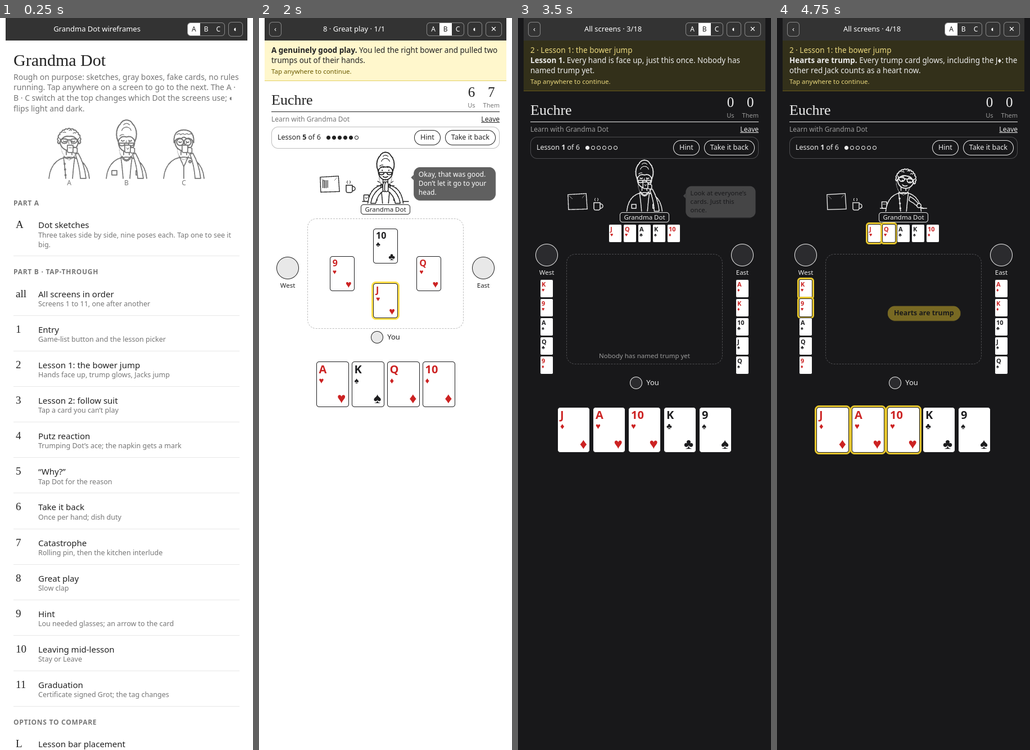
Above: before the commit, frames 1-4 (left to right).
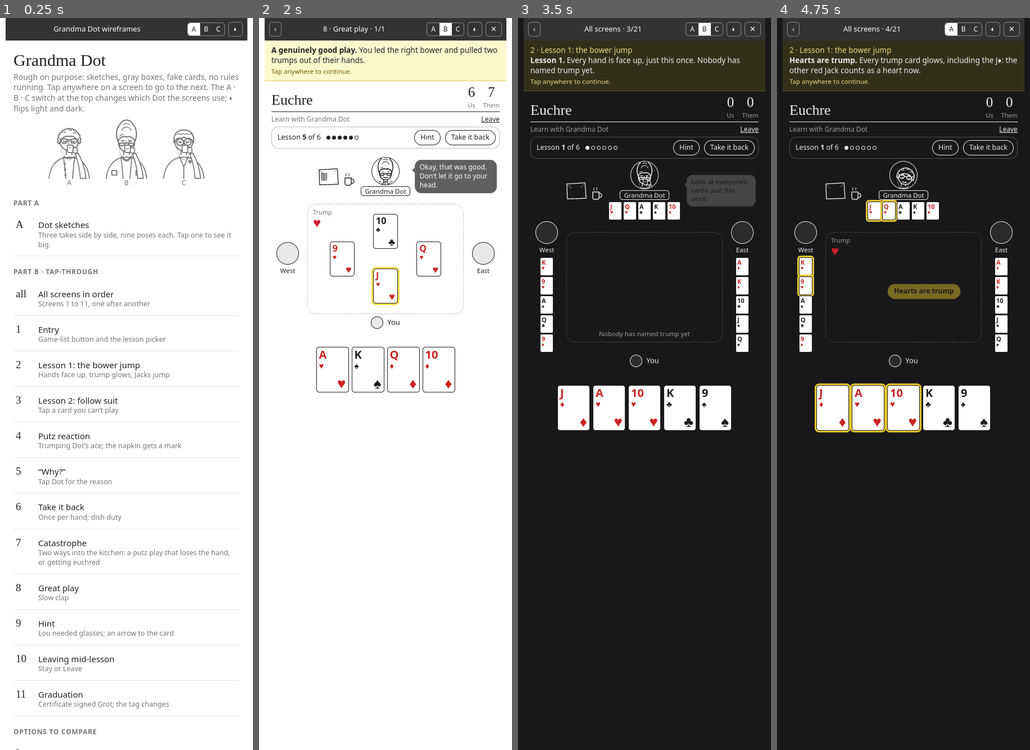
Above: after the commit, the same moments.

Repository: rugbyhubby/card-games
Game: browser game, page p/bmuacrbv/wireframes/dot/index.html
Same seed, same stepped clock (60 frames per second), same inputs: the game is played once before the commit and once after it.
Inputs (mouse positions are in pixels of both pictures, inside the frame that each line leads up to):
- Up to frame 1 (0.25 s): no input
- Up to frame 2 (2 s): click "8 Great play Slow clap" at 0.27 s; click "8 · Great play · 1/1" at 0.52 s; click "A genuinely good play." at 0.77 s; click (327, 157) at 1.07 s; click (385, 201) at 1.27 s; click (317, 142) at 1.67 s; click "8 Great play Slow clap" at 1.77 s; click "B" at 1.87 s
- Up to frame 3 (3.5 s): click "◐" at 2.02 s; click (692, 318) at 2.27 s; click (614, 32) at 2.47 s; click (593, 164) at 2.87 s; click "all All screens in order Scre…" at 3.07 s; click "Play" at 3.27 s; click (583, 581) at 3.47 s
- Up to frame 4 (4.75 s): click "A" at 3.67 s; click (903, 288) at 4.07 s; click "‹" at 4.27 s; click (873, 32) at 4.52 s; click (976, 449) at 4.67 s

The runs differ from the first frame. In frame 1, 2.0% of the frame differs, in the area x 5-91%, y 72-100%; in frame 2, 3.3%; in frame 3, 7.8%; in frame 4, 8.6%, in the area x 6-94%, y 1-60%.

Commit message:
Grandma Dot wireframes: Dot A at avatar size, trump badge, kitchen says why (putz loss or euchred), hint/take-back/napkin rules, decisions updated
Co-Authored-By: Claude Opus 5.5 <noreply@anthropic.com>

Diff:
--- a/p/bmuacrbv/wireframes/dot/app.js
+++ b/p/bmuacrbv/wireframes/dot/app.js
@@ -47,18 +47,18 @@
     return o.arrow === c ? `<span style="position:relative;display:flex">${h}<span class="arrow" style="left:50%;margin-left:-9px;top:-38px">↓</span></span>` : h;
   }).join('');
   const sc = o.scores || [3, 5];
-  return `<div class="ph" style="--dot:${o.size || 84}px">
+  return `<div class="ph" style="--dot:${o.size || 50}px">
     <div class="hd"><span class="t">Euchre</span><div class="s"><div><b>${sc[0]}</b><span>Us</span></div><div><b>${sc[1]}</b><span>Them</span></div></div></div>
     <div class="ctl"><span>${L.bar === 'split' ? `Lesson <b style="color:var(--ink)">${o.n || 1}</b> of 6 · Learn with Grandma Dot` : 'Learn with Grandma Dot'}</span><u data-leave>Leave</u></div>
     ${L.bar === 'top' ? bar : ''}
     <div class="north">
       <div class="props">${L.napkin === 'mug' ? tally : ''}${MUG}</div>
-      <div class="dseat ${o.dotCls || ''}" data-dot>${fig(o.pose || 'sip', o.ring ? 'ring' : '')}<span class="tag ${o.grot ? 'grot' : ''}">${o.grot ? 'Grot' : 'Grandma Dot'}</span>
+      <div class="dseat ${o.dotCls || ''}" data-dot>${fig(o.pose || 'sip', (o.ring ?? true) ? 'ring' : '')}<span class="tag ${o.grot ? 'grot' : ''}">${o.grot ? 'Grot' : 'Grandma Dot'}</span>
         ${o.faceUp && o.faceUp.N ? `<div class="dhand">${o.faceUp.N.map(c => cd(c, 'sm ' + ((o.hc || {})[c] || ''))).join('')}</div>` : ''}</div>
       ${o.say ? `<div class="say ${o.sayCls || ''}">${o.say}</div>` : '<div></div>'}
     </div>
     <div class="mid">${side('West', o.faceUp && o.faceUp.W)}
-      <div class="trick">${slots}${o.center || ''}${o.note ? `<div class="note">${o.note}</div>` : ''}${o.banner ? `<div class="banner">${o.banner}</div>` : ''}</div>
+      <div class="trick">${o.trump === null ? '' : `<div class="trumpb">Trump<b class="${RED(o.trump || '♥') ? 'r' : ''}">${o.trump || '♥'}</b></div>`}${slots}${o.center || ''}${o.note ? `<div class="note">${o.note}</div>` : ''}${o.banner ? `<div class="banner">${o.banner}</div>` : ''}</div>
       ${side('East', o.faceUp && o.faceUp.E)}</div>
     <div class="me">${L.bar === 'split' ? hintBtn : ''}<i></i>You${L.bar === 'split' ? backBtn : ''}</div>
     <div class="msg">${o.msg || ''}</div>
@@ -73,8 +73,12 @@
 const L1 = { hand: ['J♦', 'A♥', '10♥', 'K♣', '9♠'], faceUp: { N: ['J♥', 'Q♥', 'A♣', 'K♠', '10♦'], W: ['K♥', '9♥', 'A♠', 'Q♣', '9♦'], E: ['A♦', 'K♦', '10♣', 'J♠', 'Q♠'] }, n: 1, scores: [0, 0], tally: 0 };
 const PUTZ = { n: 3, scores: [4, 5], trick: { N: 'A♣', E: '9♣' }, hand: ['9♥', '10♠', 'K♦', 'Q♥', 'A♦'] };
 const PUTZ_END = { ...PUTZ, trick: { N: 'A♣', E: '9♣', S: '9♥' }, hand: ['10♠', 'K♦', 'Q♥', 'A♦'], tally: 3, pose: 'palm', say: 'You trumped my ace. I’ve disowned grandkids for less.' };
-const KITCHEN_LINES = ['Roll it thin. Thinner.', 'Now. About that ten of spades.', 'Cookies fix most things. Not that.'];
-let kitchenSecs = 3;
+// Why you're in the kitchen, and what Dot says there. Three seconds, tap to skip.
+const KITCHEN = {
+  putz: { why: 'You trumped my winning ace on the last trick.', lines: ['I brought you here so you can explain yourself.', 'Don’t you know Euchre is life?'] },
+  euchred: { why: 'We called trump and got euchred.', lines: ['We got euchred. In my house.', 'Sit. Have a cookie. Then explain yourself.'] }
+};
+const KITCHEN_SECS = 3;
 
 function gameList() {
   return `<div class="gl"><h1>Card Games <u>Settings</u></h1>
@@ -112,8 +116,9 @@
   stage.querySelector('#lad').classList.add('done');
 }
 
-function kitchen() {
+function kitchen(k) {
   return `<div class="kitchen" id="kit">
+    <div class="why"><b>Why we’re here</b>${KITCHEN[k].why}</div>
     <svg viewBox="0 0 320 170" fill="none" stroke="currentColor" stroke-width="1.6" stroke-linecap="round" stroke-linejoin="round" aria-label="Dot's kitchen">
       <path d="M10 22h190v34h-190zM73 22v34M137 22v34"/><circle cx="66" cy="40" r="1.5"/><circle cx="80" cy="40" r="1.5"/><circle cx="130" cy="40" r="1.5"/><circle cx="144" cy="40" r="1.5"/>
       <path d="M4 120h312"/><path d="M14 120v46M200 120v46"/>
@@ -124,17 +129,25 @@
       <text x="105" y="160" font-size="11" fill="currentColor" stroke="none" font-family="Georgia,serif">Dot’s kitchen</text>
     </svg>
     <div style="width:150px;margin-top:-120px;margin-left:150px">${dotSVG(take, 'pin')}</div>
-    <div class="line serif" id="kline">${KITCHEN_LINES[0]}</div>
+    <div class="line serif" id="kline">${KITCHEN[k].lines[0]}</div>
     <div class="prog"><i id="kprog"></i></div>
     <div class="skip">Tap to skip</div>
-    <div class="durs" data-stop>Try a length: ${[2, 3, 5, 8].map(s => `<button data-secs="${s}" class="${s === kitchenSecs ? 'on' : ''}">${s}s</button>`).join('')}</div>
   </div>`;
 }
-function runKitchen(stage, done) {
+function kitchenFrame(k, cap) {
+  return { cap, html: () => T({ n: 4, scores: [4, 7], tally: 4, hand: [], pose: 'pin', extra: kitchen(k) }),
+    after: st => {
+      const f = seq.frames[idx];
+      f.kitchen = true;
+      runKitchen(st, k, () => { if (seq && seq.frames[idx] === f && f.kitchen) next(); });
+    } };
+}
+function runKitchen(stage, k, done) {
   const bar = stage.querySelector('#kprog'), line = stage.querySelector('#kline');
-  bar.style.animation = `fill ${kitchenSecs}s linear forwards`;
-  KITCHEN_LINES.forEach((t, i) => later(() => { line.textContent = t; }, i * kitchenSecs * 1000 / KITCHEN_LINES.length));
-  later(done, kitchenSecs * 1000);
+  const L = KITCHEN[k].lines;
+  bar.style.animation = `fill ${KITCHEN_SECS}s linear forwards`;
+  L.forEach((t, i) => later(() => { line.textContent = t; }, i * KITCHEN_SECS * 1000 / L.length));
+  later(done, KITCHEN_SECS * 1000);
 }
 
 const SEQ = {
@@ -143,7 +156,7 @@
     { cap: '<b>The lesson picker.</b> Six lessons. Two done, the next one marked. Dot greets you.', html: picker }
   ] },
   2: { title: '2 · Lesson 1: the bower jump', frames: [
-    { cap: '<b>Lesson 1.</b> Every hand is face up, just this once. Nobody has named trump yet.', html: () => T({ ...L1, note: 'Nobody has named trump yet', pose: 'sip', say: 'Look at everyone’s cards. Just this once.' }) },
+    { cap: '<b>Lesson 1.</b> Every hand is face up, just this once. Nobody has named trump yet.', html: () => T({ ...L1, trump: null, note: 'Nobody has named trump yet', pose: 'sip', say: 'Look at everyone’s cards. Just this once.' }) },
     { cap: '<b>Hearts are trump.</b> Every trump card glows, including the J♦: the other red Jack counts as a heart now.', html: () => T({ ...L1, hc: TRUMP_GLOW, banner: 'Hearts are trump', pose: 'lean' }) },
     { cap: '<b>The jump.</b> Both Jacks hop to the top of the trump suit: right bower, then left bower.', html: () => T({ ...L1, hc: TRUMP_GLOW, center: ladder(), pose: 'lean', say: 'Jacks are the bosses. Both of them. Don’t ask, just watch.' }),
       after: st => later(() => jump(st), 900) }
@@ -165,7 +178,7 @@
     { cap: '<b>Lesson 3.</b> Dot leads the A♣ and it’s winning. You have no clubs. Watch what you play…', html: () => T({ ...PUTZ, tally: 2, hc: { '9♥': 'up' }, pose: 'sip' }),
       after: st => later(() => {
         st.innerHTML = T({ ...PUTZ_END, fresh: true });
-        document.querySelector('.cap').innerHTML = '<b>You trumped her ace.</b> Face-palm, and the napkin by her mug gets a mark.<span class="tap">Tap anywhere to continue.</span>';
+        document.querySelector('.cap').innerHTML = '<b>You trumped her ace.</b> Face-palm, and the napkin by her mug gets a mark: one per putz play. It starts fresh each lesson; the total goes on your certificate.<span class="tap">Tap anywhere to continue.</span>';
       }, 1100) },
   ] },
   5: { title: '5 · “Why?”', frames: [
@@ -186,30 +199,23 @@
         e.stopPropagation();
         st.innerHTML = T({ ...PUTZ, tally: 3, hand: ['9♥', '10♠', 'K♦', 'Q♥', 'A♦'], hc: { '9♥': 'up' }, back: 'off', backLabel: 'Used this hand', pose: 'brow', say: 'Fine, take it back. You’re on dish duty.' });
         seq.frames[idx].manual = false;
-        document.querySelector('.cap').innerHTML = '<b>The 9♥ comes back</b> to your hand. The button is used up until the next hand. (Does the napkin mark stay? See decisions.)<span class="tap">Tap anywhere to continue.</span>';
+        document.querySelector('.cap').innerHTML = '<b>The 9♥ comes back</b> to your hand. Once per hand: the button is used up until the next deal. The napkin mark stays (she saw it). Dish duty is just a joke.<span class="tap">Tap anywhere to continue.</span>';
       }) }
   ] },
   7: { title: '7 · Catastrophe', frames: [
-    { cap: '<b>You lose the hand on a putz play.</b> You led the 10♠ instead of the A♥ we needed. Euchred.', html: () => T({ n: 4, scores: [4, 7], tally: 4, trick: { S: '10♠', W: 'K♠', N: '9♦', E: '9♠' }, banner: 'Euchred. They score 2.', hand: [], pose: 'pin', say: 'Kitchen …(64 unchanged characters)…
-    { cap: '<b>The kitchen.</b> A short interlude, then the next hand. Tap to skip. Try different lengths at the bottom.', html: () => T({ n: 4, scores: [4, 7], tally: 4, hand: [], pose: 'pin', extra: kitchen() }),
-      after: st => {
-        const go = () => { if (seq && seq.frames[idx] && seq.frames[idx].kitchen) next(); };
-        seq.frames[idx].kitchen = true;
-        runKitchen(st, go);
-        st.querySelector('[data-stop]').addEventListener('click', e => {
-          e.stopPropagation();
-          const b = e.target.closest('[data-secs]'); if (!b) return;
-          kitchenSecs = +b.dataset.secs; cancel(); show();
-        });
-      } },
-    { cap: '<b>Back at the table.</b> Next hand dealt. Dot is calm again.', html: () => T({ n: 4, scores: [4, 7], tally: 4, hand: ['K♥', 'A♣', '9♦', 'J♠', 'Q♣'], pose: 'sip', say: 'Cookies help. Now, deal.' }) }
+    { cap: '<b>Way 1 into the kitchen: a putz play loses the hand.</b> You trumped Dot’s winning ace; West overtrumped and they took the hand.', html: () => T({ n: 4, scores: [4, 7], tally: 4, trick: { N: 'A♣', E: '9♣', S: '9♥', W: 'J♥' }, banner: 'They take the hand.', hand: [], pose: 'pin', say: 'Kitchen …(64 unchanged characters)…
+    kitchenFrame('putz', '<b>The kitchen, 3 seconds.</b> It says why you’re there. Tap to skip.'),
+    { cap: '<b>Back at the table.</b> Next hand dealt. Dot is calm again.', html: () => T({ n: 4, scores: [4, 7], tally: 4, hand: ['K♥', 'A♣', '9♦', 'J♠', 'Q♣'], pose: 'sip', say: 'Cookies help. Now, deal.' }) },
+    { cap: '<b>Way 2 into the kitchen: getting euchred.</b> We called hearts and took only two tricks.', html: () => T({ n: 4, scores: [4, 9], tally: 4, trick: { S: 'Q♥', W: 'A♠', N: '9♦', E: '9♠' }, banner: 'Euchred. They score 2.', hand: [], pose: 'pin', say: 'Euchred? Kitchen. Bring your excuses.' }) },
+    kitchenFrame('euchred', '<b>The kitchen again</b>, with a different reason. Tap to skip.'),
+    { cap: '<b>Back at the table.</b>', html: () => T({ n: 4, scores: [4, 9], tally: 4, hand: ['A♥', 'K♣', '10♦', 'Q♠', '9♣'], pose: 'sip', say: 'Better. Deal.' }) }
   ] },
   8: { title: '8 · Great play', frames: [
     { cap: '<b>A genuinely good play.</b> You led the right bower and pulled two trumps out of their hands.', html: ()  …(215 unchanged characters)…
   ] },
   9: { title: '9 · Hint', frames: [
     { cap: '<b>Taking too long.</b> After a while Dot starts tapping the table. (Extra line, not in your brief.)', html …(204 unchanged characters)…
-    { cap: '<b>You tap Hint.</b> Dot leans in, an arrow points at the card she suggests, and it glows.', html: () => T({ n: 5, scores: [6, 7], …(232 unchanged characters)…
+    { cap: '<b>You tap Hint.</b> Dot leans in, an arrow points at the card she suggests, and it glows. Hints are unlimited and free; she just has a new remark each time.', html: () => T({ n: 5, scores: [6, 7], …(232 unchanged characters)…
   ] },
   10: { title: '10 · Leaving mid-lesson', frames: [
     { cap: '<b>You tap Leave</b> in the middle of a lesson. Dot warns you first.', manual: true,
@@ -220,42 +226,45 @@
       after: st => st.querySelectorAll('[data-x]').forEach(b => b.addEventListener('click', e => { e.stopPropagation(); if (b.dataset.x === 'stay') { st.querySelector('.ov').remove(); seq.frames[idx].manual = false; } else { st.innerHTML = picker(); seq.frames[idx].manual = false; } })) }
   ] },
   11: { title: '11 · Graduation', frames: [
-    { cap: '<b>All six lessons done.</b> The certificate, signed Grot.', html: () => T({ n: 6, scores: [10, 6], tally: 9, pose: 'smug', hand: [], extra: `<div class="ov"><div class="cert">
+    { cap: '<b>All six lessons done.</b> The certificate, signed Grot.', html: () => T({ n: 6, scores: [10, 6], tally: 9, trump: null, pose: 'smug', hand: [], extra: `<div class="ov"><div class="cert">
         <h2>Certificate of Euchre</h2><div class="sub">Big table privileges</div>
         <div class="who">You</div>
         <p>Grot says you can sit at the big table.</p>
         <div class="sig"><div class="seal">6 of 6<br>lessons</div><div>Napkin marks: 9<br>(we don’t talk about it)</div><div><b>Grot</b>signed</div></div></div></div>` }) },
-    { cap: '<b>Her name tag changes to Grot.</b> From now on, that’s what it says.', html: () => T({ n: 6, scores: [10, 6], tally: 9, pose: 'smug', grot: true, hand: ['A♥', 'K♣', 'Q♠', '10♦', '9♣'], say: 'You can call me Grot now. Don’t make me regret it.' }) }
+    { cap: '<b>Her name tag changes to Grot.</b> From now on, that’s what it says.', html: () => T({ n: 6, scores: [10, 6], tally: 9, trump: null, pose: 'smug', grot: true, hand: ['A♥', 'K♣', 'Q♠', '10♦', '9♣'], say: 'You can call me Grot now. Don’t make me regret it.' }) }
   ] },
   L: { title: 'Lesson bar options', frames: [
-    { cap: '<b>Option 1 (used in the screens):</b> lesson bar right under the header. The napkin sits by Dot’s mug.', html: () => T({ ...PUTZ_END, say: '' }) },
+    { cap: '<b>Option 1 (your pick):</b> lesson bar right under the header. The napkin sits by Dot’s mug.', html: () => T({ ...PUTZ_END, say: '' }) },
     { cap: '<b>Option 2:</b> lesson bar just above your hand, napkin inside the bar. Buttons are close to your thumb.', html: () => T({ ...PUTZ_END, say: '', layout: { bar: 'bottom', napkin: 'bar' } }) },
     { cap: '<b>Option 3:</b> no bar. “Lesson 3 of 6” on the line under the header; Hint and Take it back on either side of “You”.', html: () => T({ ...PUTZ_END, say: '', layout: { bar: 'split' } }) }
   ] },
   S: { title: 'Dot’s size and frame', frames: [
-    { cap: '<b>Same size as the other players</b> (50px), inside a circle like them.', html: () => T({ ...PUTZ_END, size: 50, ring: true }) },
+    { cap: '<b>Same size as the other players</b> (50px), inside a circle like them. Your pick: the screens use this now.', html: () => T({ ...PUTZ_END, size: 50, ring: true }) },
     { cap: '<b>About 1.4×</b> (70px), no circle.', html: () => T({ ...PUTZ_END, size: 70 }) },
-    { cap: '<b>About 1.7×</b> (84px), no circle. This is what the screens use.', html: () => T({ ...PUTZ_END, size: 84 }) },
+    { cap: '<b>About 1.7×</b> (84px), no circle.', html: () => T({ ...PUTZ_END, size: 84 }) },
     { cap: '<b>About 2×</b> (100px). She takes over the top of the table.', html: () => T({ ...PUTZ_END, size: 100 }) }
   ] }
 };
 SEQ.all = { title: 'All screens', frames: [1, 2, 3, 4, 5, 6, 7, 8, 9, 10, 11].flatMap(k => SEQ[k].frames.map(f => ({ ...f, cap: `<span style="color:var(--capink)">${SEQ[k].title}</span><br>` + f.cap }))) };
 
+const DECIDED = [
+  ['Which Dot', 'A, the church-basement classic.'],
+  ['Her size', 'Same as the other players, in a circle.'],
+  ['Lesson bar', 'Under the header. Trump shows in the corner of the table, like the live game.'],
+  ['Kitchen', '3 seconds, tap to skip. It says why you’re there.'],
+  ['What sends you to the kitchen', 'A putz play that loses the hand, or getting euchred.'],
+  ['Hint', 'Unlimited and free. Dot has a new remark each time.'],
+  ['Take it back', 'Once per hand. The napkin mark stays. Dish duty is just a joke.'],
+  ['The napkin', 'Dot’s putz count: one mark per putz play, fresh each lesson, total on the certificate.'],
+  ['Saving progress', 'Later. Idea for then: “We’re back to this again? Haven’t you learned anything?”']
+];
 const DECISIONS = [
-  ['Which Dot?', 'A (perm, cat-eyes), B (beehive, readers), C (simple shapes), or a mix. Say which parts, e.g. “C’s face with B’s hair”.'],
-  ['Her size at the table', 'Same as the others in a circle, 1.4×, 1.7× (used in the screens) or 2×. See “Dot’s size and frame”.'],
-  ['Where the lesson bar goes', 'Under the header (used in the screens), above your hand, or no bar. See “Lesson bar options”.'],
-  ['The napkin tally', 'By her mug (as drawn) or inside the lesson bar. And what is it for: just a running joke, or do enough marks send you to the kitchen?'],
-  ['Kitchen interlude length', 'Try 2, 3, 5 or 8 seconds on screen 7. Always tap to skip. I’d suggest 3 seconds.'],
-  ['What triggers the kitchen', 'Your brief: losing the hand on a putz play. Alternatives: any euchre, or a certain number of napkin marks.'],
-  ['Take it back', 'Once per hand, as in the brief. Does the napkin mark stay after you take it back? Is “dish duty” only a joke, or does it show somewhere?'],
-  ['Hint', 'Unlimited, once per hand, or costs a napkin mark? And should Dot start tapping the table after a while (screen 9, not in the brief)?'],
   ['“Why?”', 'Tap Dot after a putz play (as drawn). Or a small “Why?” button next to her bubble, which is easier to discover.'],
   ['The six lessons', 'I made up: the bowers, follow suit, partner’s tricks, calling trump, going alone, defense. Change, reorder or rename freely.'],
   ['How you graduate', 'After all six lessons (as drawn), or by winning one full game with Dot afterward?'],
-  ['Her bad memory is real', 'Nothing is stored on the phone, so closing the page forgets lesson progress and graduation. That fits her joke. Keep it, or allow saving progress later?'],
   ['The game-list button', 'A full-width “Learn with Grandma Dot” button under Euchre (as drawn), or a third link next to Rules and Play?'],
-  ['Her lines', 'Bubbles are 12 words or fewer. I added a few of my own (marked in the screens): the kitchen lines, “Cookies help. Now, deal.” and the table-tapping line.']
+  ['Her lines', 'Bubbles are 12 words or fewer. Lines I added: the kitchen lines, “Cookies help. Now, deal.”, “Euchred? Kitchen. Bring your excuses.”, “Better. Deal.” and the table-tapping line. Keep, change or cut.'],
+  ['The napkin, keep it?', 'I kept it as her putz count (see Decided). If it feels like clutter now that Dot is smaller, we can drop it.']
 ];
 
 // ---------- pages ----------
@@ -279,16 +288,16 @@
     ${item('4', 'Putz reaction', 'Trumping Dot’s ace; the napkin gets a mark')}
     ${item('5', '“Why?”', 'Tap Dot for the reason')}
     ${item('6', 'Take it back', 'Once per hand; dish duty')}
-    ${item('7', 'Catastrophe', 'Rolling pin, then the kitchen interlude')}
+    ${item('7', 'Catastrophe', 'Two ways into the kitchen: a putz play that loses the hand, or getting euchred')}
     ${item('8', 'Great play', 'Slow clap')}
     ${item('9', 'Hint', 'Lou needed glasses; an arrow to the card')}
     ${item('10', 'Leaving mid-lesson', 'Stay or Leave')}
     ${item('11', 'Graduation', 'Certificate signed Grot; the tag changes')}
     <h2>Options to compare</h2>
-    ${item('L', 'Lesson bar placement', 'Three places for lesson X of 6, napkin, Hint, Take it back')}
-    ${item('S', 'Dot’s size and frame', 'From “same as the others” to 2×')}
+    ${item('L', 'Lesson bar placement', 'Decided: under the header')}
+    ${item('S', 'Dot’s size and frame', 'Decided: same as the others')}
     <h2>Your call</h2>
-    ${item('?', 'Decisions I need from you', DECISIONS.length + ' questions')}
+    ${item('?', 'Decisions', DECISIONS.length + ' still open, ' + DECIDED.length + ' decided')}
     </div>`;
 }
 function gallery() {
@@ -301,8 +310,11 @@
 }
 function decisions() {
   cancel(); seq = null;
-  app.innerHTML = `${chrome('Decisions')}<div class="home"><h1>Your call</h1><p>Answer in chat, e.g. “1: C, 2: 1.7×, 3: option 2…”</p>
-    ${DECISIONS.map(([t, q], i) => `<a style="display:block"><b style="display:inline;font-size:16px">${i + 1}. ${t}</b><small style="font-size:14px;color:var(--ink);margin-top:4px">${q}</small></a>`).join('')}</div>`;
+  app.innerHTML = `${chrome('Decisions')}<div class="home"><h1>Your call</h1><p>Answer in chat, e.g. “1: tap Dot, 3: after six lessons…”</p>
+    <h2>Still open</h2>
+    ${DECISIONS.map(([t, q], i) => `<a style="display:block"><b style="display:inline;font-size:16px">${i + 1}. ${t}</b><small style="font-size:14px;color:var(--ink);margin-top:4px">${q}</small></a>`).join('')}
+    <h2>Decided</h2>
+    ${DECIDED.map(([t, q]) => `<a style="display:block"><b style="display:inline;font-size:15px">✓ ${t}</b><small style="font-size:13.5px;margin-top:3px">${q}</small></a>`).join('')}</div>`;
 }
 function show() {
   cancel();
--- a/p/bmuacrbv/wireframes/dot/index.html
+++ b/p/bmuacrbv/wireframes/dot/index.html
@@ -83,10 +83,12 @@
 .lbar.bottom{margin:4px 0 0}
 
 /* Dot's seat (Partner, across the table) */
-.north{display:grid;grid-template-columns:1fr auto 1fr;align-items:center;gap:4px;min-height:118px;position:relative}
+.north{display:grid;grid-template-columns:1fr auto 1fr;align-items:center;gap:6px;min-height:92px;position:relative}
 .dseat{display:flex;flex-direction:column;align-items:center;position:relative}
 .dseat .fig{width:var(--dot,84px);color:var(--ink)}
-.dseat .fig.ring{border:1.5px solid var(--ink);border-radius:50%;overflow:hidden;width:var(--dot,84px);height:var(--dot,84px);padding:4px 0 0}
+.dseat .fig.ring{border:1.5px solid var(--ink);border-radius:50%;overflow:hidden;width:var(--dot,84px);height:var(--dot,84px);padding:0;background:var(--bg)}
+/* In the circle, show head and shoulders a bit closer, like the other avatars. */
+.dseat .fig.ring svg{width:150%;max-width:none;margin:-1px 0 0 -25%}
 .tag{font-size:11.5px;border:1.2px solid var(--ink);border-radius:5px;padding:0 6px;margin-top:2px;white-space:nowrap;background:var(--bg)}
 .tag.grot{background:var(--mark);color:var(--mark-ink);border-color:var(--mark);font-weight:600}
 .props{display:flex;align-items:flex-end;justify-content:flex-end;gap:6px;padding-right:4px}
@@ -111,6 +113,9 @@
 .trick{border:1.5px dashed var(--line);border-radius:16px;height:196px;position:relative}
 .trick .slot{position:absolute;transform:translate(-50%,-50%)}
 .trick .N{left:50%;top:25%}.trick .S{left:50%;top:75%}.trick .W{left:22%;top:50%}.trick .E{left:78%;top:50%}
+.trumpb{position:absolute;top:7px;left:9px;font-size:11px;color:var(--mute);line-height:1.2;z-index:2}
+.trumpb b{display:block;font:400 24px Georgia,serif;color:var(--ink)}
+.trumpb b.r{color:#cc1f2d}
 .trick .note{position:absolute;inset:auto 0 6px;text-align:center;font-size:11.5px;color:var(--mute)}
 .banner{position:absolute;left:50%;top:50%;transform:translate(-50%,-50%);background:var(--mark);color:var(--mark-ink);font-weight:600;padding:5px 12px;border-radius:99px;font-size:13px;white-space:nowrap;z-index:4;animation:pop .3s}
 .me{display:flex;justify-content:center;align-items:center;gap:7px;font-size:13px;min-height:26px;position:relative}
@@ -192,6 +197,8 @@
 .kitchen{position:absolute;inset:0;z-index:25;background:var(--bg);display:flex;flex-direction:column;align-items:center;justify-content:center;gap:10px;padding:20px;animation:fadein .4s}
 @keyframes fadein{from{opacity:0}}
 .kitchen svg{width:100%;max-width:340px;color:var(--ink)}
+.kitchen .why{border:1.5px solid var(--ink);border-radius:10px;padding:6px 12px;font-size:14px;text-align:center;max-width:300px}
+.kitchen .why b{display:block;font-size:11px;letter-spacing:.06em;text-transform:uppercase;color:var(--mute);font-weight:600}
 .kitchen .line{font:400 20px Georgia,serif;text-align:center;min-height:52px}
 .kitchen .prog{width:70%;height:4px;background:var(--fill);border-radius:2px;overflow:hidden}
 .kitchen .prog i{display:block;height:100%;background:var(--ink);width:0}
